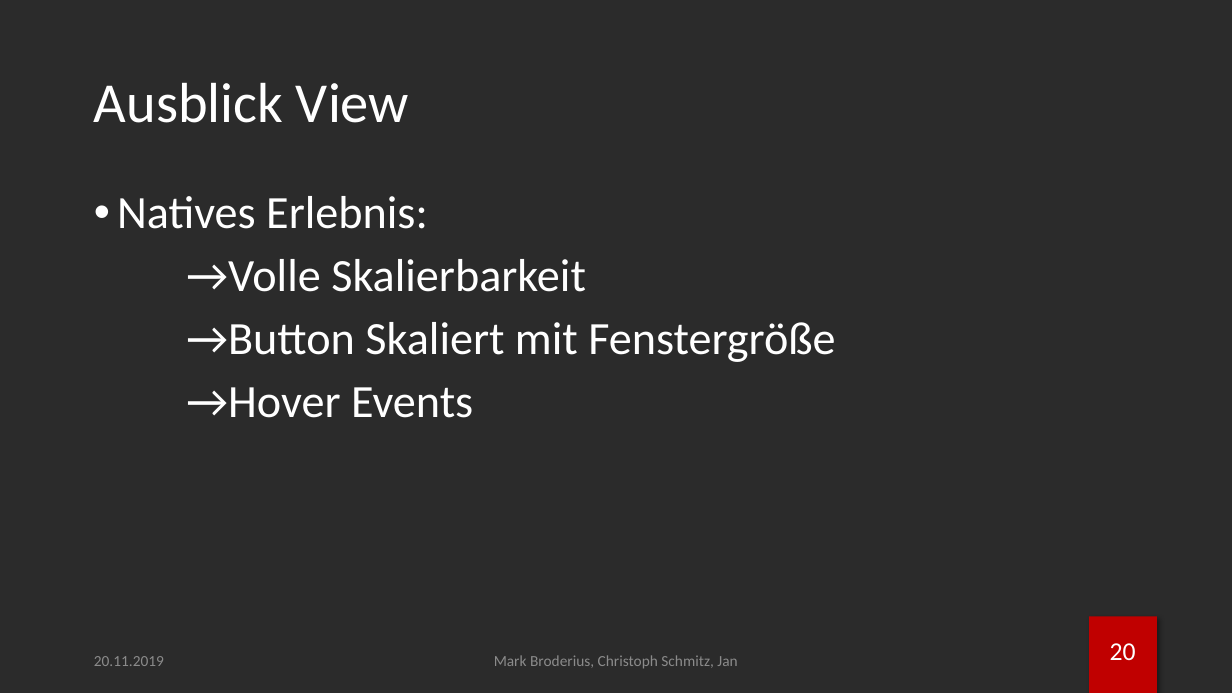
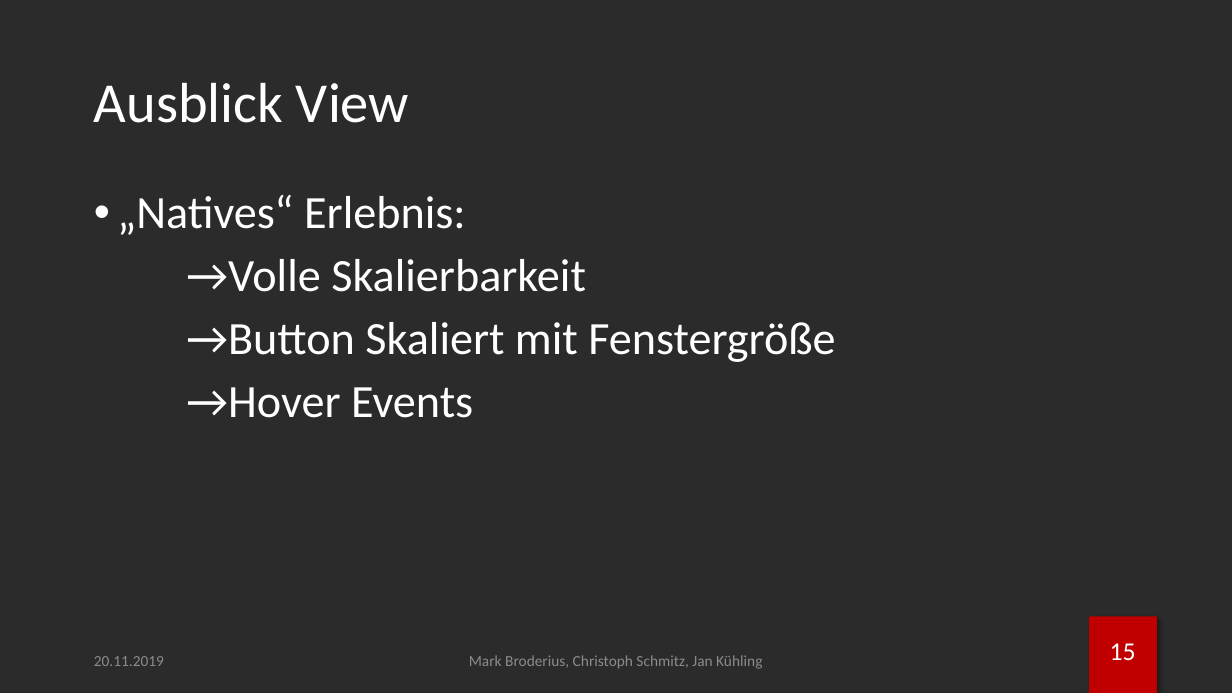
Before and after one commit to brodermar/wwm, a slide deck: slide 16 of documentation/wwmp.pptx (slide 21 before the commit). Drawn at 1232x693 pixels with LibreOffice and Linux fonts; fonts in the diff are those of the drawing; background and template pictures are left out; a plain dark background stands for a picture behind light text. Boxes give left, top, right and bottom in pixels: in the first picture for what was removed or moved away, otherwise in the second. Text is boxed around its words. In the diff, an @@ line names an element or a change of style, - is before the commit and + after.

```diff
--- a/documentation/wwmp.pptx
+++ b/documentation/wwmp.pptx
@@ text at [117, 195, 466, 235]: text changed @@
-• Natives Erlebnis:
+• „Natives“ Erlebnis:
@@ text at [469, 655, 762, 669]: text changed @@
-Mark Broderius, Christoph Schmitz, Jan
+Mark Broderius, Christoph Schmitz, Jan Kühling
@@ page number at [1110, 643, 1136, 660]: text changed @@
-20
+15
```
Also in this commit, not shown: 20 other slides changed, 1 slide added.
